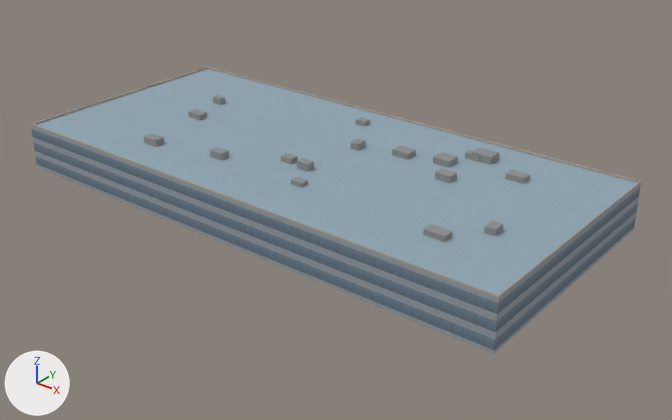
The glTF model data/models/khsv_terminal_hall.glb: old version first, new version second.
Camera for both pictures: a 50 mm lens placed at (175.9, -208.6, 123.9), pointed at (8.9, 0.1, -5.5). Arrows for +X, +Y and +Z are at lower left; the lights stay in place. The first picture is the older version.

The first picture shows 'khsv_terminal_hall_coping', 'khsv_terminal_hall_glass_wall', 'khsv_terminal_hall_plant', 'khsv_terminal_hall_roof'.
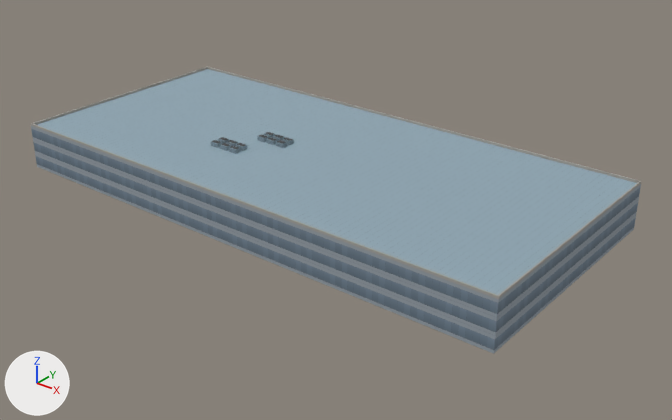
Where the change shows, as pixel boxes [x1, y1, x2, y2] in the pictures (672 x 420 px):
'khsv_terminal_hall_plant', deleted
    before: [144, 95, 530, 242]
'khsv_terminal_hall_ac_side', added (blue)
    after: [211, 134, 294, 154]
'khsv_terminal_hall_ac_top', added
    after: [211, 132, 293, 150]

What the commit changed:
Picture 'ac_top' (img_ac_top) is new.
Picture 'ac_side' (img_ac_side) is new.
Material 'ac_top' (mat_ac_top) is new.
Its texture is img_ac_top.
Its roughness is 0.85.
Material 'ac_side' (mat_ac_side) is new.
Its texture is img_ac_side.
Its roughness is 0.85.
Mesh me_khsv_terminal_hall_ac_top is new.
It has 48 vertices, 24 faces and spans x -29.5..-10.1, y -16.2..2.1, z 13.4.
It uses material mat_ac_top (picture img_ac_top).
Mesh me_khsv_terminal_hall_ac_side is new.
It has 96 vertices, 96 faces and spans x -29.5..-10.1, y -16.2..2.1, z 12.0..13.4.
It uses material mat_ac_side (picture img_ac_side).
Object 'khsv_terminal_hall_plant' (ob_khsv_terminal_hall_plant) is deleted.
Object 'khsv_terminal_hall_ac_top' (ob_khsv_terminal_hall_ac_top) is new; it shows me_khsv_terminal_hall_ac_top.
Its location is (0.0, 0.0, 0.0).
Object 'khsv_terminal_hall_ac_side' (ob_khsv_terminal_hall_ac_side) is new; it shows me_khsv_terminal_hall_ac_side.
Its location is (0.0, 0.0, 0.0).
